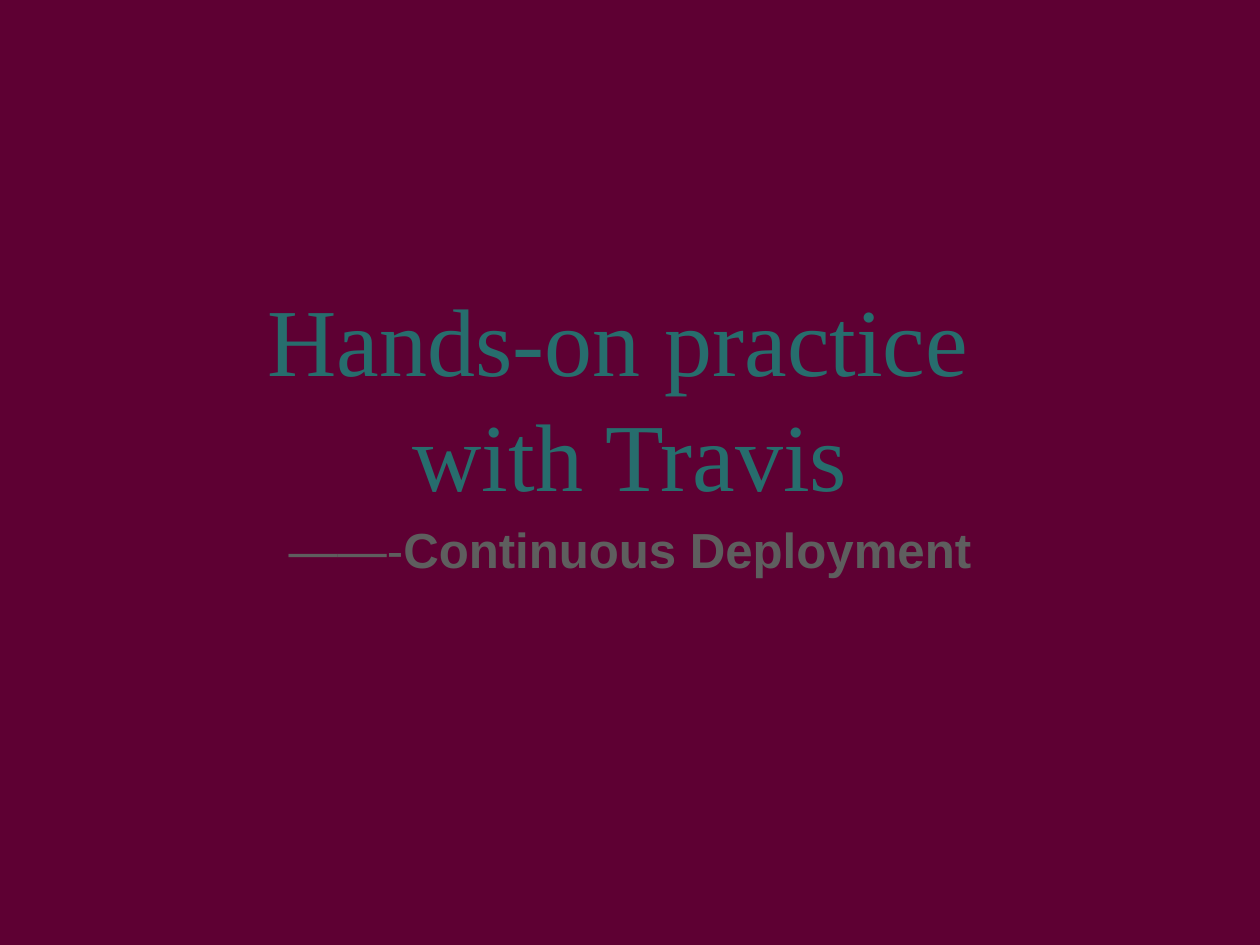
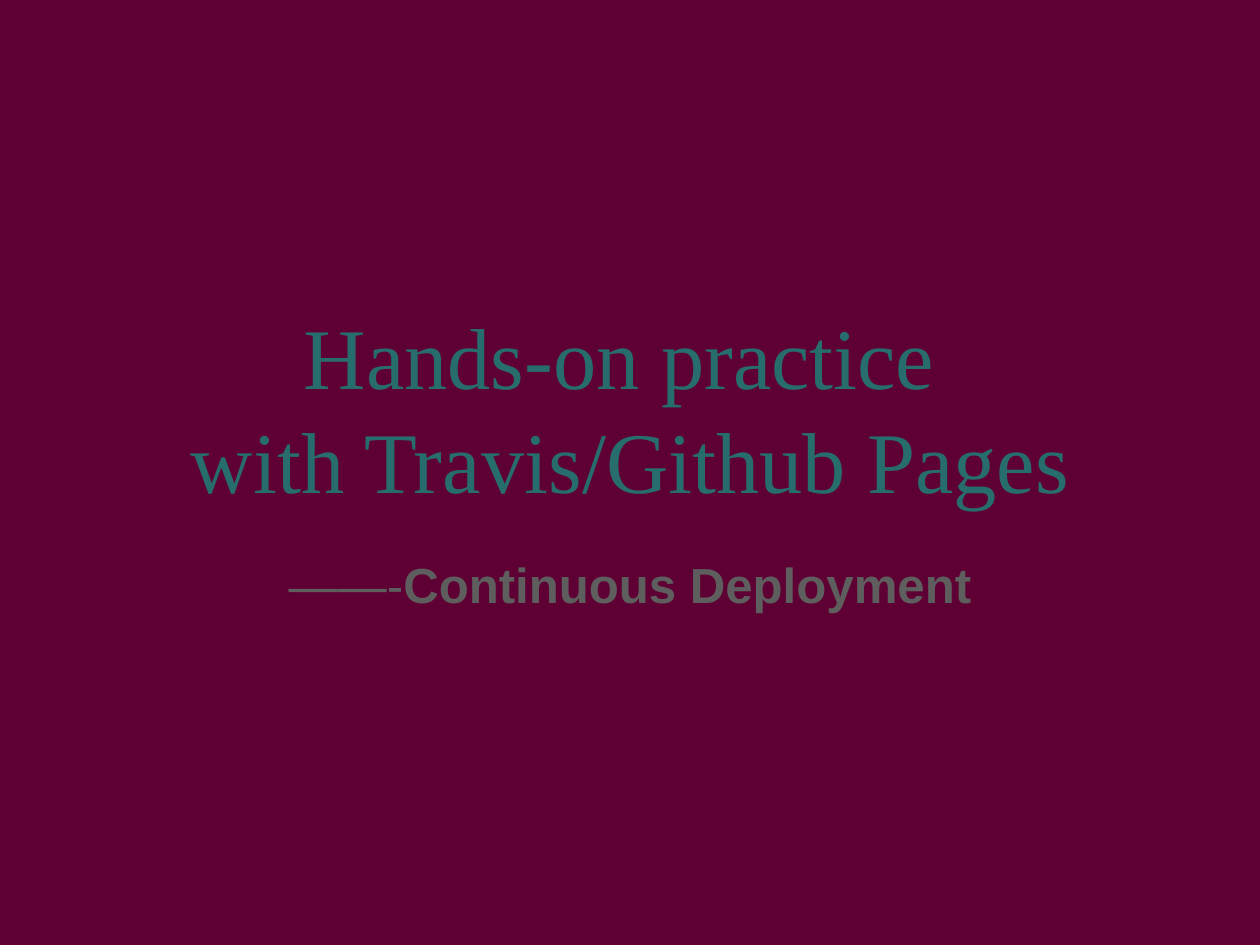
Before and after one commit to zzbslayer/ChargeAccount-React, a slide deck: slide 11 of Travis.pptx. Drawn at 1260x945 pixels with LibreOffice and Linux fonts; fonts in the diff are those of the drawing; background and template pictures are left out. Boxes give left, top, right and bottom in pixels: in the first picture for what was removed or moved away, otherwise in the second. Text is boxed around its words. In the diff, an @@ line names an element or a change of style, - is before the commit and + after.

```diff
--- a/Travis.pptx
+++ b/Travis.pptx
@@ title at (304,329,934,406): size 78 to 70.2 pt in "Hands-on practice" @@
@@ title at (191,433,1068,509): text changed; size 78 to 70.2 pt @@
-with Travis
+with Travis/Github Pages
@@ subtitle "——-Continuous Deployment": place and size @@
-subtitle "——-Continuous Deployment" at (289,532,971,578)
+subtitle "——-Continuous Deployment" at (289,567,971,613)
```
Also in this commit, not shown: 1 slide added.
